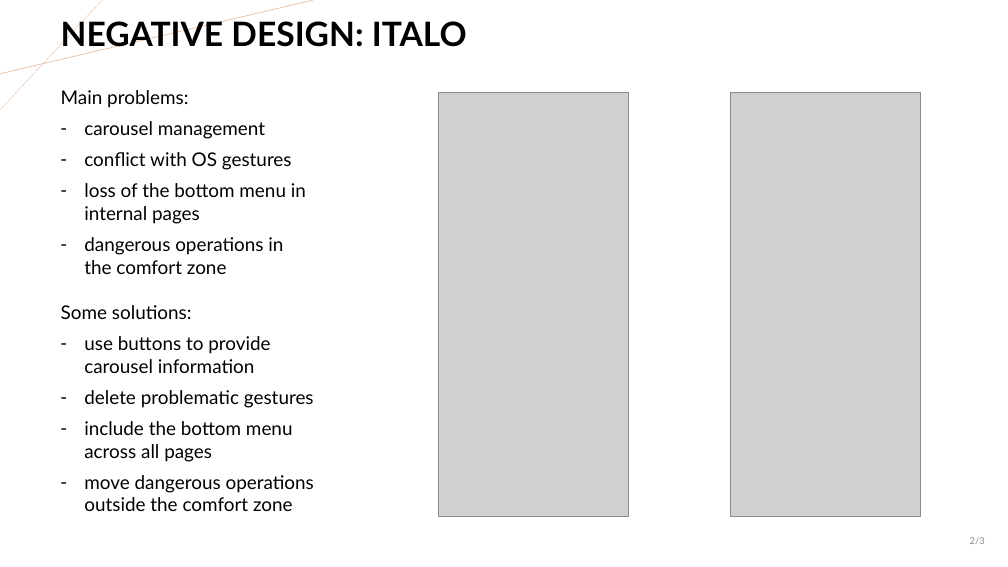
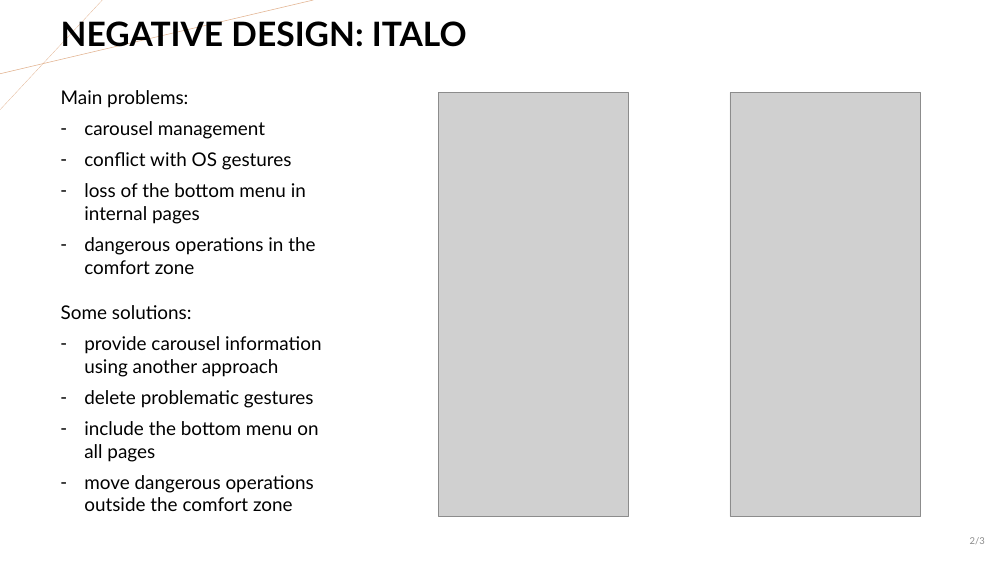
Before and after one commit to MikeIsBack/UniPD-MSc-Computer-Science-courses, a slide deck: slide 2 of Mobile Programming and Multimedia/Exercises/2023-2024/Exercise-2/Amista_Sanson_Mobile_Design.pptx. Drawn at 1008x567 pixels with LibreOffice and Linux fonts; fonts in the diff are those of the drawing; grey boxes stand for pictures. Boxes give left, top, right and bottom in pixels: in the first picture for what was removed or moved away, otherwise in the second. Text is boxed around its words. In the diff, an @@ line names an element or a change of style, - is before the commit and + after.

```diff
--- a/Mobile Programming and Multimedia/Exercises/2023-2024/Exercise-2/Amista_Sanson_Mobile_Design.pptx
+++ b/Mobile Programming and Multimedia/Exercises/2023-2024/Exercise-2/Amista_Sanson_Mobile_Design.pptx
@@ text at (84, 336, 322, 377): text changed @@
-– use buttons to provide carousel information
+– provide carousel information using another approach
@@ text at (84, 421, 318, 462): text changed @@
-– include the bottom menu across all pages
+– include the bottom menu on all pages
```
Also in this commit, not shown: 1 other slide changed, 1 other file.
